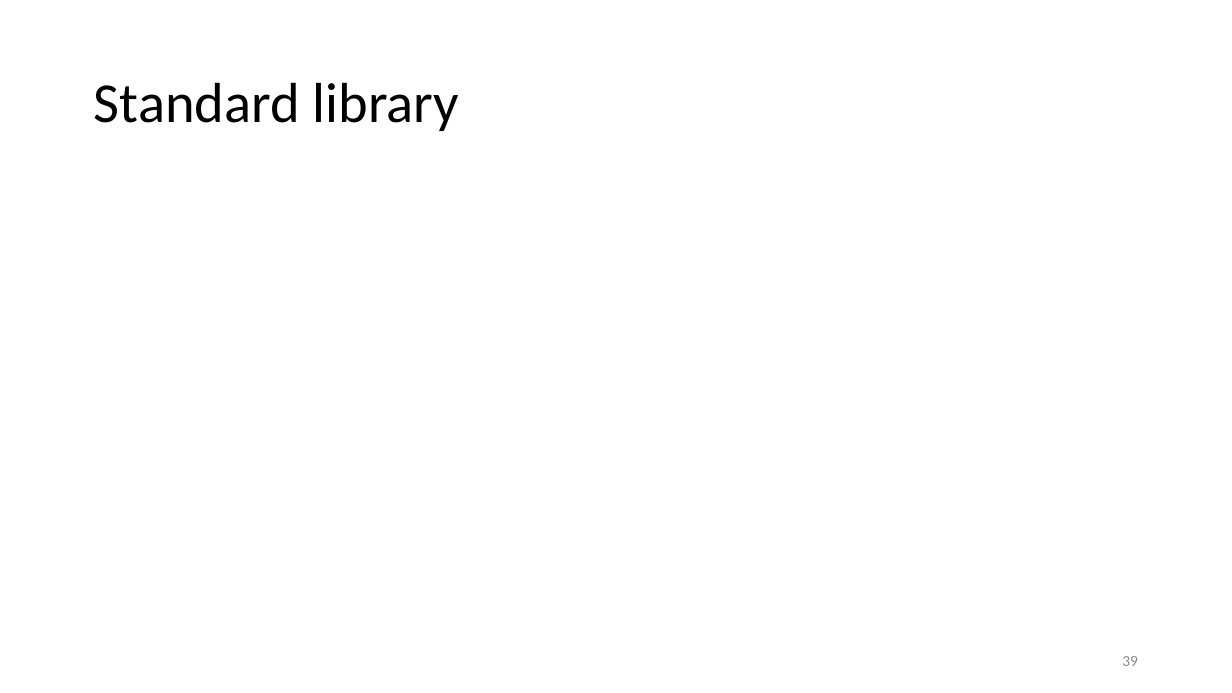
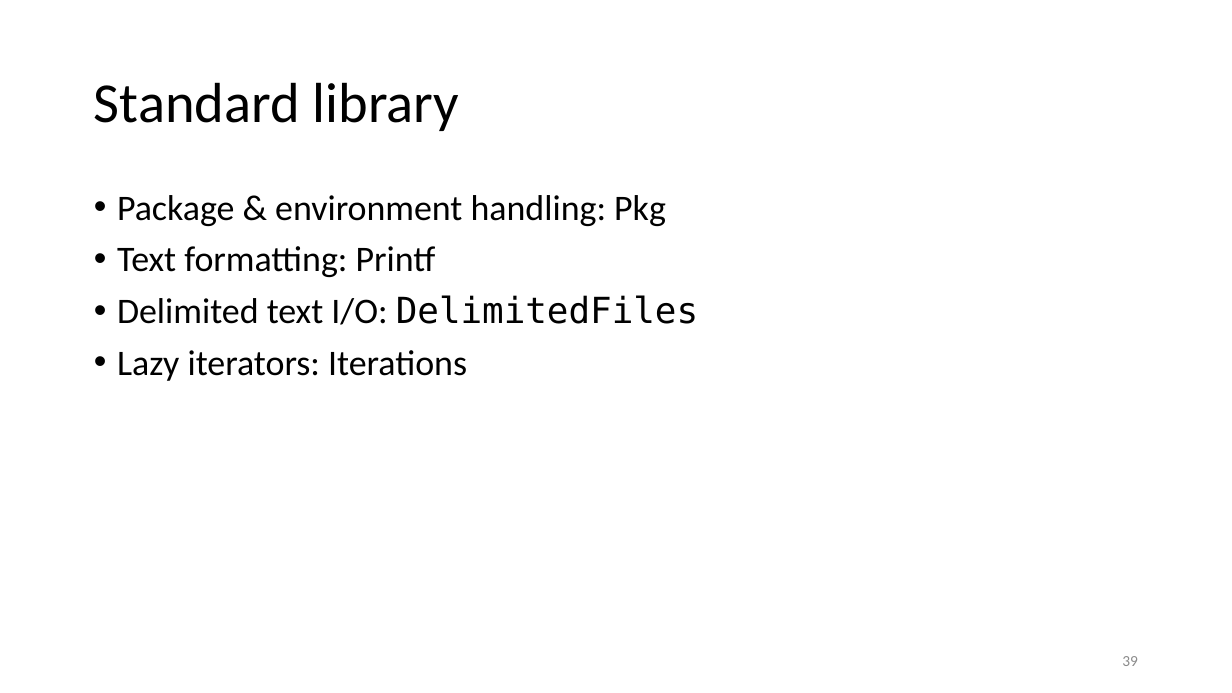
Before and after one commit to gjbex/Julia_good_bad_ugly, a slide deck: slide 39 of Julia,_good_back_ugly.pptx. Drawn at 1232x693 pixels with LibreOffice and Linux fonts; fonts in the diff are those of the drawing. Boxes give left, top, right and bottom in pixels: in the first picture for what was removed or moved away, otherwise in the second. Text is boxed around its words. In the diff, an @@ line names an element or a change of style, - is before the commit and + after.

```diff
--- a/Julia,_good_back_ugly.pptx
+++ b/Julia,_good_back_ugly.pptx
@@ text added at [117, 195, 698, 381], 28 pt, text #000000 @@
+• Package & environment handling: Pkg
+• Text formatting: Printf
+• Delimited text I/O: DelimitedFiles
+• Lazy iterators: Iterations
```
Also in this commit, not shown: 1 other slide changed, 4 slides added, 2 slides removed.
